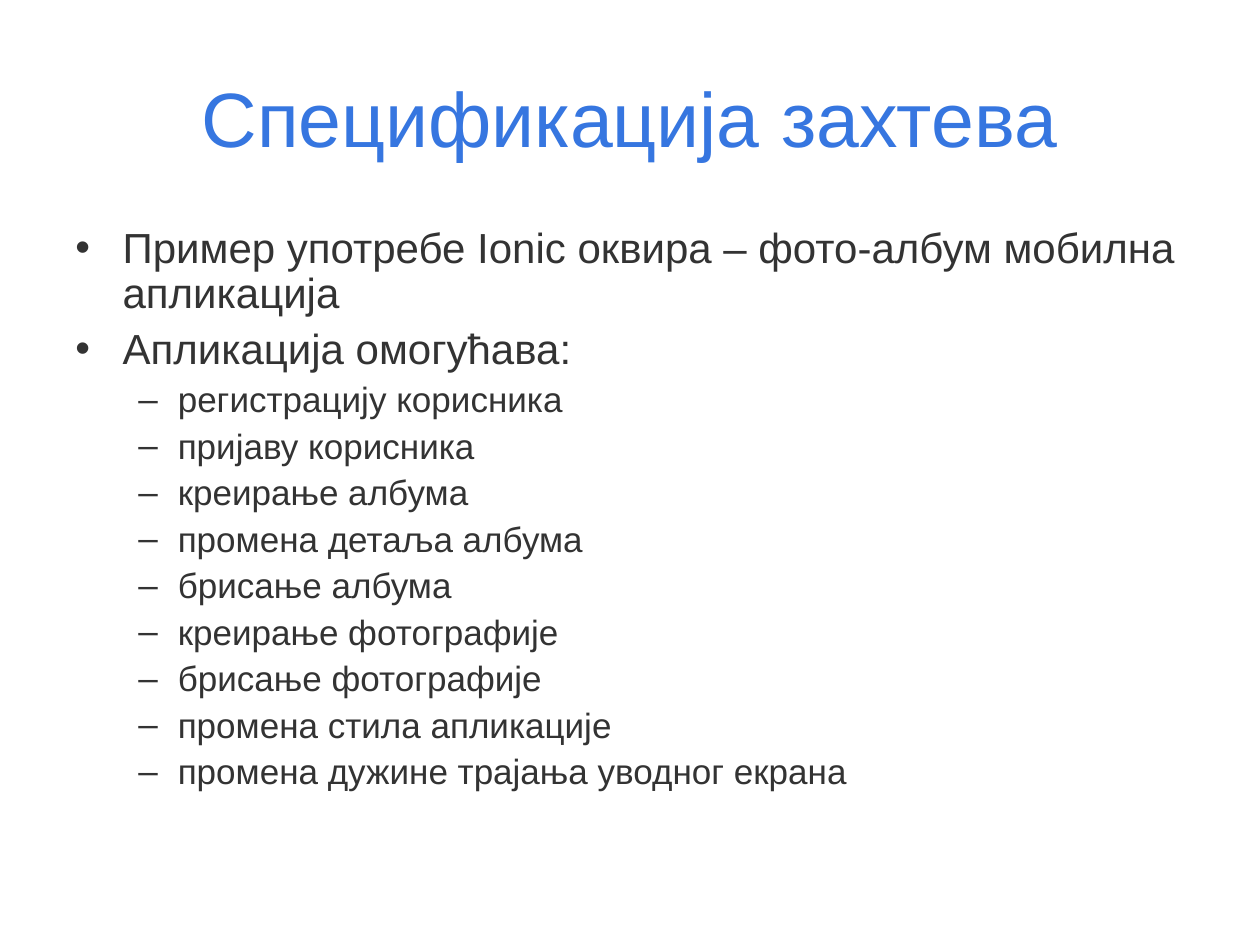
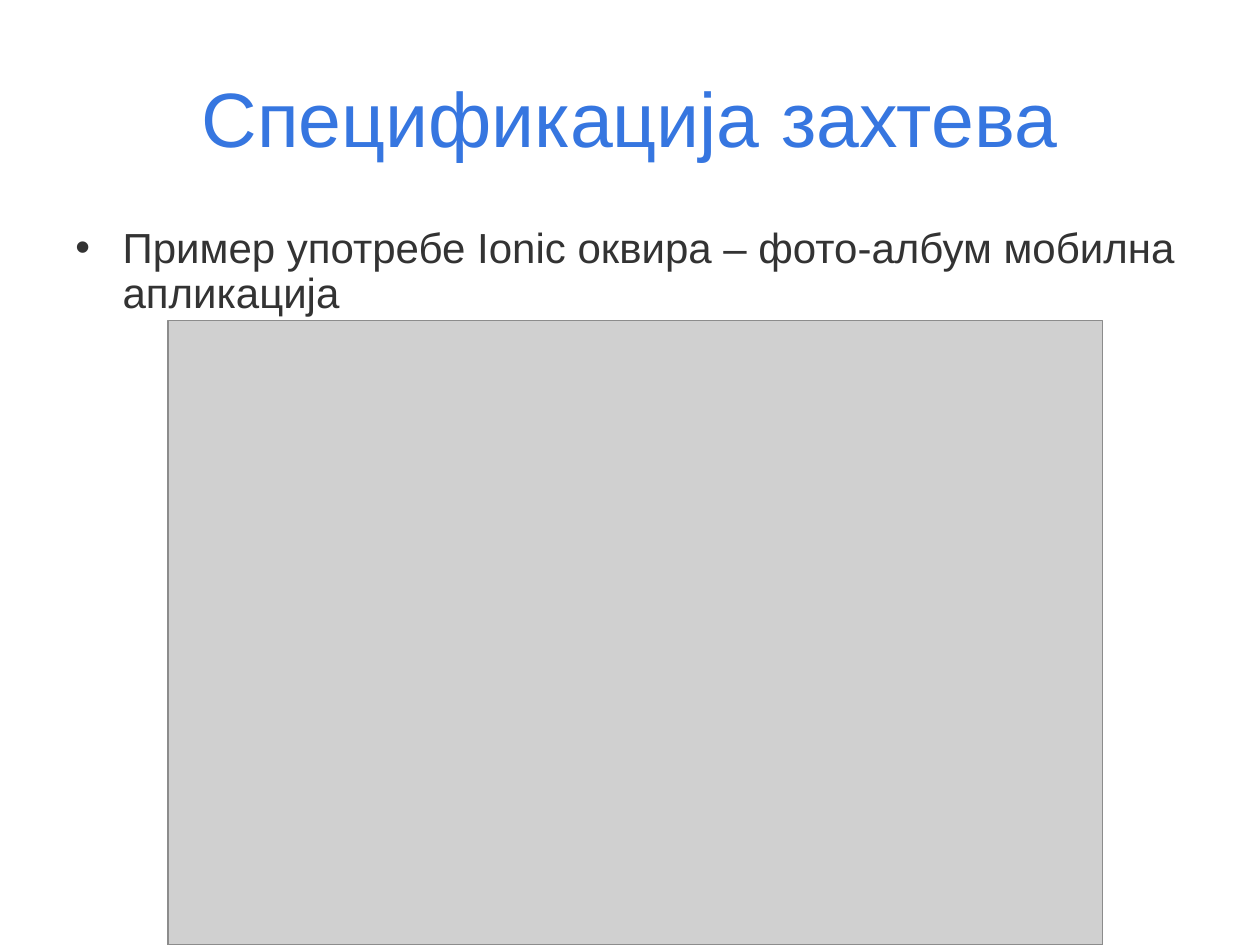
Before and after one commit to daleksic/master, a slide deck: slide 16 of prezentacija/Master rad-Dusko Aleksic.ppt (slide 15 before the commit). Drawn at 1260x945 pixels with LibreOffice and Linux fonts; fonts in the diff are those of the drawing; grey boxes stand for pictures. Boxes give left, top, right and bottom in pixels: in the first picture for what was removed or moved away, otherwise in the second. Text is boxed around its words. In the diff, an @@ line names an element or a change of style, - is before the commit and + after.

```diff
--- a/prezentacija/Master rad-Dusko Aleksic.ppt
+++ b/prezentacija/Master rad-Dusko Aleksic.ppt
@@ picture added at (x1=168, y1=320, x2=1102, y2=945) @@
@@ text at (x1=123, y1=333, x2=847, y2=791): paragraphs removed @@
-• Апликација омогућава:
-  – регистрацију корисника
-  – пријаву корисника
-  – креирање албума
-  – промена детаља албума
-  – брисање албума
-  – креирање фотографије
-  – брисање фотографије
-  – промена стила апликације
-  – промена дужине трајања уводног екрана
```
Also in this commit, not shown: 2 other slides changed, 3 slides added, 3 slides removed.
